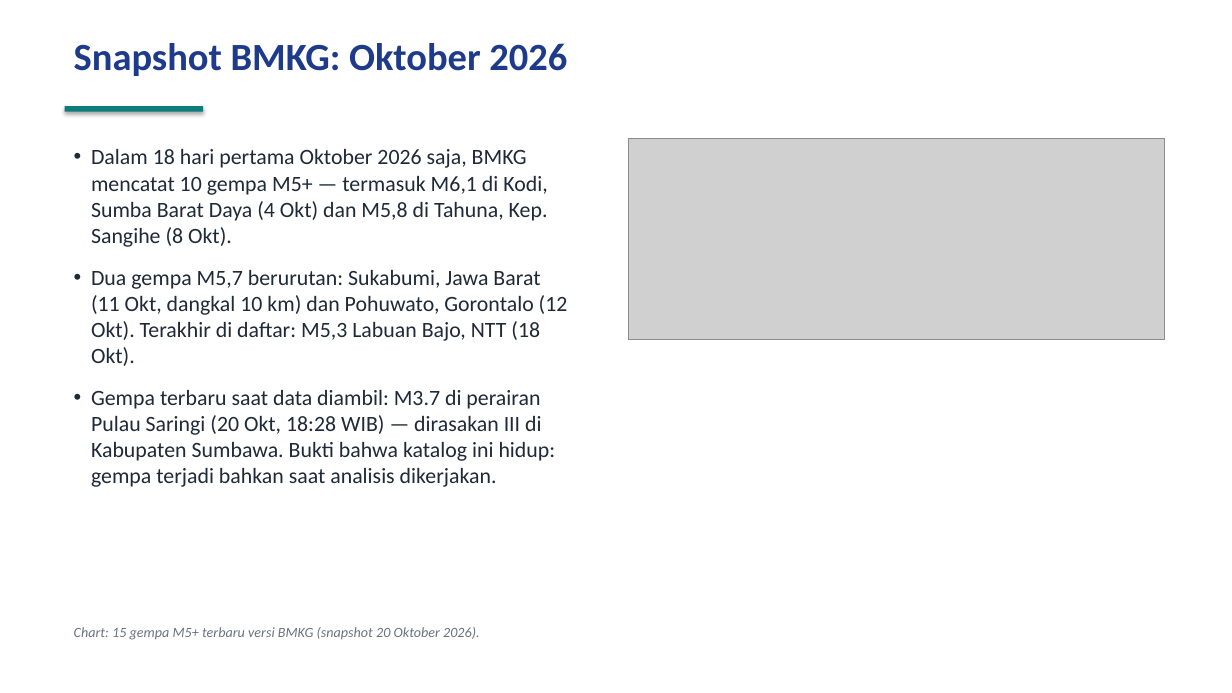
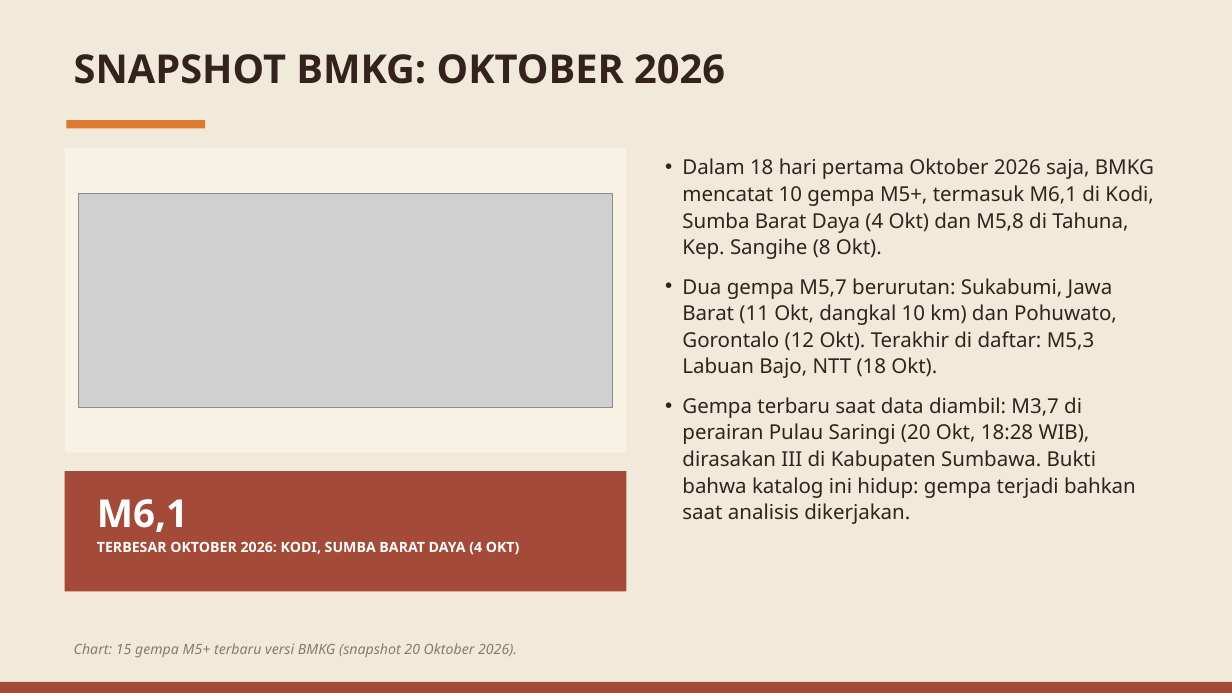
Before and after one commit to baghizash/gempa-bumi-indonesia-2026, a slide deck: slide 9 of Portofolio-Analisis-Gempa-Bumi.pptx. Drawn at 1232x693 pixels with LibreOffice and Linux fonts; fonts in the diff are those of the drawing; grey boxes stand for pictures. Boxes give left, top, right and bottom in pixels: in the first picture for what was removed or moved away, otherwise in the second. Text is boxed around its words. In the diff, an @@ line names an element or a change of style, - is before the commit and + after.

```diff
--- a/Portofolio-Analisis-Gempa-Bumi.pptx
+++ b/Portofolio-Analisis-Gempa-Bumi.pptx
@@ background #FFFFFF to #F1E9DA @@
@@ text at bbox=[74, 54, 725, 84]: text changed; size 30 to 31 pt; font Calibri to Noto Sans; text colour #1E3A8A to #33231C @@
-Snapshot BMKG: Oktober 2026
+SNAPSHOT BMKG: OKTOBER 2026
@@ rectangle added at bbox=[65, 148, 627, 453], fill #F8F2E5 @@
@@ rectangle: place and size @@
-rectangle at bbox=[65, 106, 203, 112]
+rectangle at bbox=[67, 120, 205, 128]
@@ rectangle at bbox=[67, 120, 205, 128]: fill #0E7C7B to #DE7A2D; shadow off @@
@@ picture removed at bbox=[628, 139, 1165, 339] @@
@@ text "Dalam 18 hari pertama Oktober ...": place and size @@
-text "Dalam 18 hari pertama Oktober ..." at bbox=[91, 149, 568, 487]
+text "Dalam 18 hari pertama Oktober ..." at bbox=[682, 158, 1154, 524]
@@ text at bbox=[682, 158, 1154, 259]: text changed; size 17 to 16 pt; font Calibri to Noto Sans; text colour #1F2937 to #33231C @@
-• Dalam 18 hari pertama Oktober 2026 saja, BMKG mencatat 10 gempa M5+ — termasuk M6,1 di Kodi, Sumba Barat Daya (4 Okt) dan M5,8 di Tahuna, Kep. Sangihe (8 Okt).
+• Dalam 18 hari pertama Oktober 2026 saja, BMKG mencatat 10 gempa M5+, termasuk M6,1 di Kodi, Sumba Barat Daya (4 Okt) dan M5,8 di Tahuna, Kep. Sangihe (8 Okt).
@@ picture added at bbox=[79, 193, 613, 408] @@
@@ text at bbox=[682, 278, 1117, 378]: size 17 to 16 pt, font Calibri to Noto Sans, text colour #1F2937 to #33231C in "Dua gempa M5,7 berurutan: Sukabumi, Jawa Barat ..."; line spacing 1 to 1.08; less space between paragraphs @@
@@ text at bbox=[682, 397, 1136, 524]: text changed; size 17 to 16 pt; font Calibri to Noto Sans; text colour #1F2937 to #33231C @@
-• Gempa terbaru saat data diambil: M3.7 di perairan Pulau Saringi (20 Okt, 18:28 WIB) — dirasakan III di Kabupaten Sumbawa. Bukti bahwa katalog ini hidup: gempa terjadi bahkan saat analisis dikerjakan.
+• Gempa terbaru saat data diambil: M3,7 di perairan Pulau Saringi (20 Okt, 18:28 WIB), dirasakan III di Kabupaten Sumbawa. Bukti bahwa katalog ini hidup: gempa terjadi bahkan saat analisis dikerjakan.
@@ rectangle added at bbox=[65, 471, 627, 592], fill #A34A38 @@
@@ text added at bbox=[97, 499, 520, 555], 11 pt, text #FFFFFF, bold @@
+M6,1
+TERBESAR OKTOBER 2026: KODI, SUMBA BARAT DAYA (4 OKT)
@@ text "Chart: 15 gempa M5+ terbaru ...": place and size @@
-text "Chart: 15 gempa M5+ terbaru ..." at bbox=[74, 627, 479, 640]
+text "Chart: 15 gempa M5+ terbaru ..." at bbox=[74, 643, 517, 658]
@@ text "Chart: 15 gempa M5+ terbaru ..." at bbox=[74, 643, 517, 658]: font Calibri to Noto Sans, text colour #6B7280 to #8A7A6C; less space between paragraphs @@
@@ rectangle added at bbox=[0, 682, 1232, 693], fill #A34A38 @@
```
Also in this commit, not shown: 9 other slides changed.
